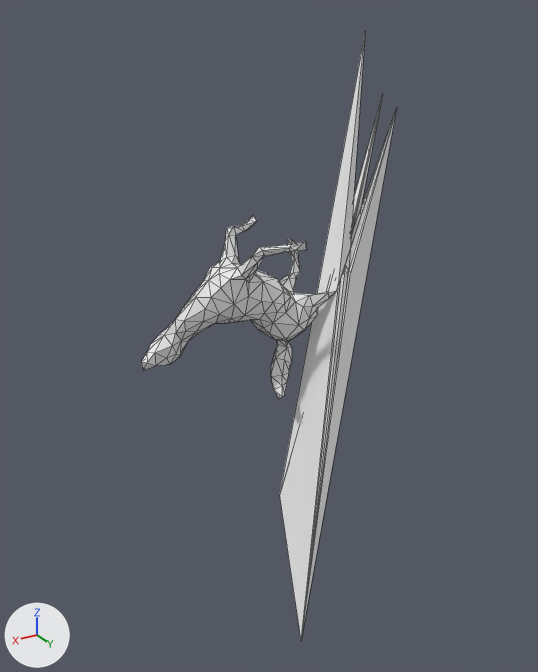
Two versions of the OBJ model mesh_cnn/datasets/random_walks/T343.obj, one commit apart.
Before and after are seen from a 50 mm lens placed at (2.46, 4.33, 1.89), pointed at (-0.18, -0.08, -0.31). The lights are fixed; the arrows at lower left show +X, +Y and +Z. Mesh edges are drawn as thin lines. Where no turn or scale is listed for an object, it has been applied to the vertices.

Names of what the first picture shows: 'T343'.
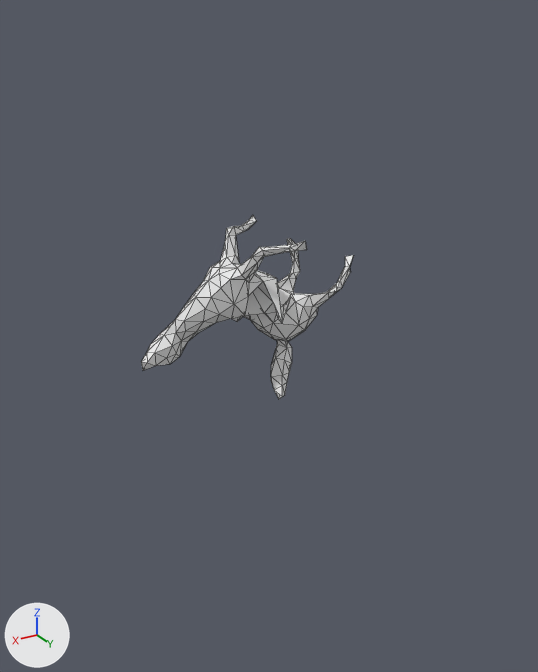
What changed in the scene script:
```text
Change me_t343:
    where me_t343.from_pydata(...)  # 252 vertices, 500 faces; spans x -1.87..0.87, y -0.97..1.05, z -2.13..1.79
    used by ob_t343; location = (0.0, 0.0, 0.0)
    me_t343 part 1
    me_t343.vertices[102].co: (0.03, 0.19, 0.09) -> (0.04, -0.11, 0.26)  # pixel (261, 301) -> not seen
    me_t343.vertices[110].co: (0.22, 0.03, -0.08) -> (-0.05, -0.1, 0.0)  # pixel (227, 323) -> not seen
    me_t343.vertices[127].co: (0.01, 0.12, -0.07) -> (0.02, -0.13, 0.14)  # pixel (259, 319) -> not seen
    me_t343.vertices[135].co: (-0.17, 0.14, 0.11) -> (0.03, 0.44, 0.02)  # pixel (283, 291) -> pixel (282, 323)
    me_t343.vertices[138].co: (-0.22, 0.07, 0.12) -> (-0.04, 0.29, -0.01)  # pixel (283, 286) -> pixel (278, 318)
    me_t343 part 2
    me_t343.vertices[245].co: (-1.52, -0.36, 1.24) -> (-0.66, 0.18, 0.07)  # pixel (396, 107) -> pixel (342, 287)
    me_t343.vertices[246].co: (0.23, 1.05, -2.13) -> (-0.72, 0.17, 0.21)  # not seen -> pixel (349, 266)
    me_t343.vertices[248].co: (-1.26, -0.47, 1.79) -> (-0.78, 0.13, 0.28)  # not seen -> pixel (353, 255)
    me_t343.vertices[251].co: (-0.03, 0.34, -1.42) -> (-0.74, 0.09, 0.27)  # pixel (279, 494) -> pixel (345, 256)
    me_t343 part 3
    me_t343.vertices[244].co: (-1.87, -0.97, 1.27) -> (-0.63, 0.15, 0.1)  # not seen -> pixel (336, 283)
```

Boxes [x1, y1, x2, y2] around the edits, measured in the pictures (538 x 672 px; the box of a moved part takes in the faces that stretch with it):
'T343', reshaped (17% narrower, 69% shorter)
    before: [141, 35, 397, 639]
    after: [141, 215, 353, 399]
part 1 of me_t343, moved or reshaped
    before: [218, 278, 291, 328]
    after: [244, 278, 291, 328]
part 2 of me_t343, moved or reshaped
    before: [280, 35, 397, 639]
    after: [331, 255, 353, 297]
part 3 of me_t343, moved or reshaped
    before: [326, 98, 382, 292]
    after: [327, 267, 345, 292]
